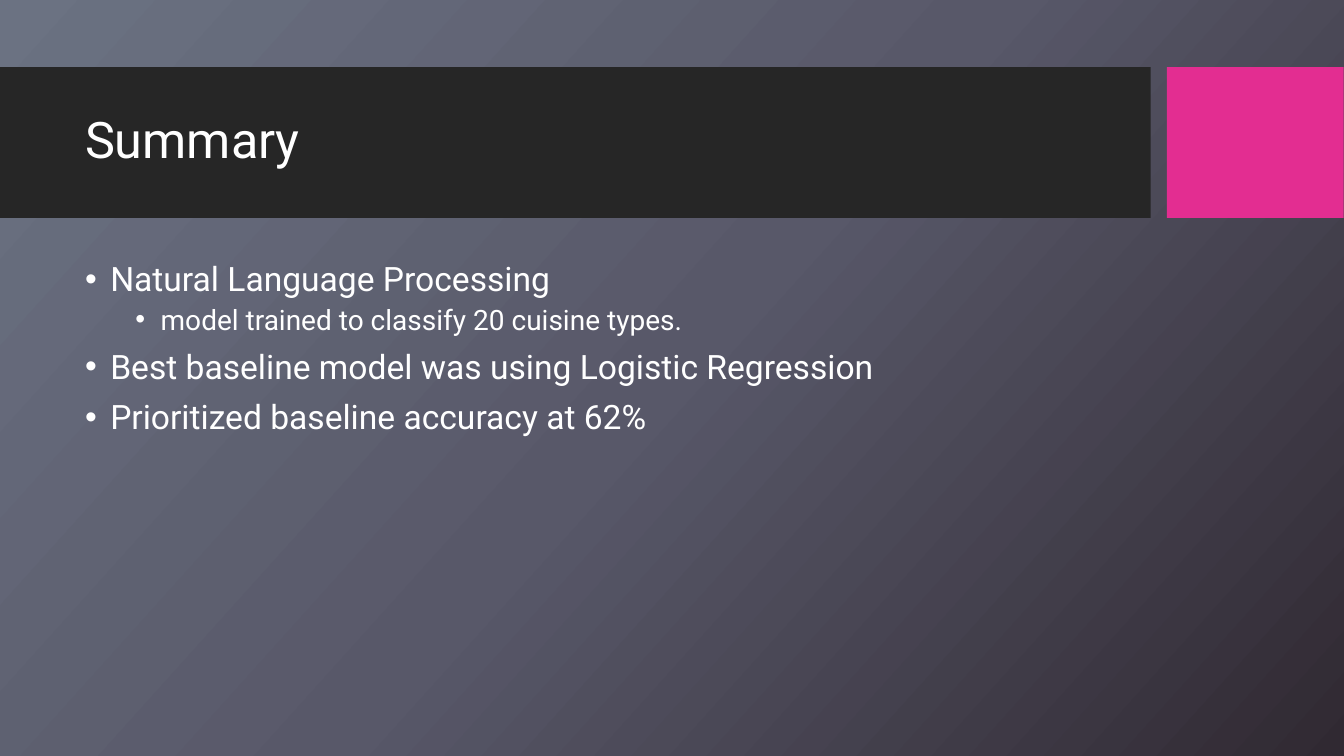
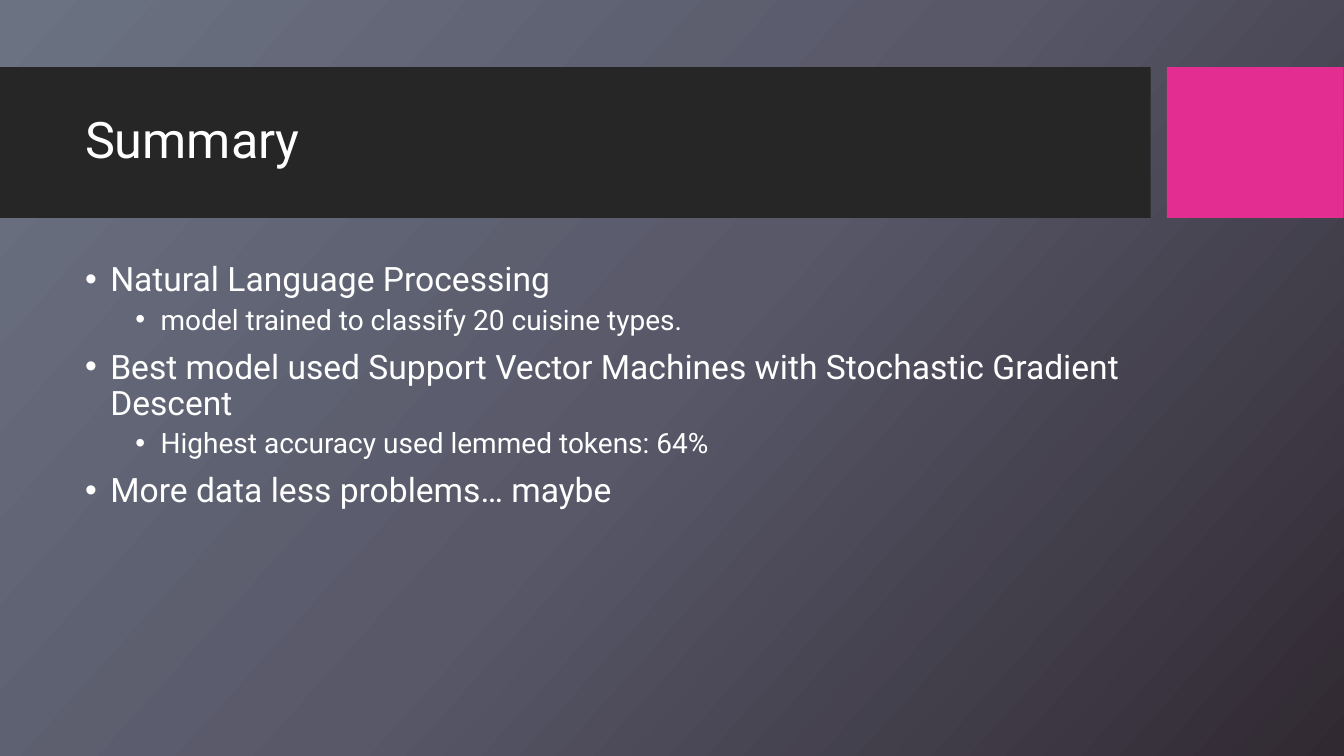
Before and after one commit to aamoeji04/Cuisine_Classification_Capstone, a slide deck: slide 2 of Cuisine_Classification.pptx. Drawn at 1344x756 pixels with LibreOffice and Linux fonts; fonts in the diff are those of the drawing; background and template pictures are left out. Boxes give left, top, right and bottom in pixels: in the first picture for what was removed or moved away, otherwise in the second. Text is boxed around its words. In the diff, an @@ line names an element or a change of style, - is before the commit and + after.

```diff
--- a/Cuisine_Classification.pptx
+++ b/Cuisine_Classification.pptx
@@ text at box(110, 354, 1118, 509): text changed @@
-• Best baseline model was using Logistic Regression
-• Prioritized baseline accuracy at 62%
+• Best model used Support Vector Machines with Stochastic Gradient Descent
+  • Highest accuracy used lemmed tokens: 64%
+• More data less problems… maybe
```
Also in this commit, not shown: 9 other slides changed, 5 slides added, 2 slides removed.
